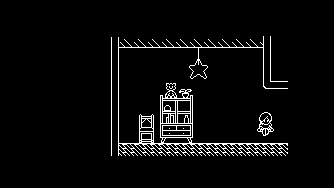
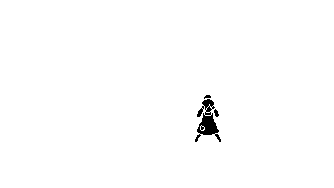
Revision of a layered 334×188 image; what changed, layer by layer:
added group "mother_sit" with 2 layers in group "リビング" over [194, 94, 222, 143]
moved "レイヤー #27" into group "mother_sit", painted on it over [166, 83, 222, 143]
moved "レイヤー #28" into group "mother_sit", painted on it over [166, 83, 222, 143]
removed group "bair_body #1" (2 layers) from group "bair #1" over [165, 89, 177, 98]
removed group "shelf #1" (1 layers) from group "リビング" over [160, 89, 193, 143]
moved "レイヤー #26" into group "chair #2", painted on it over [160, 89, 219, 143]
removed group "bair #1" (6 layers) from group "リビング" over [165, 83, 177, 98]
removed group "bair_head #1" (2 layers) from group "bair #1" over [166, 83, 176, 91]
hid group "chair #1" (2 layers) over [139, 114, 154, 143]
hid "repeat #1", painted on it over [43, 39, 288, 156]
hid "main #1", painted on it over [29, 36, 288, 156]
hid "レイヤー #29", moved it into group "リビング", painted on it over [29, 65, 177, 144]
removed layer "レイヤー #30" from group "bair_body #1" over [165, 89, 177, 98]
removed group "child_bair_hug #1" (5 layers) from group "リビング" over [257, 112, 276, 136]
removed layer "レイヤー #31" from group "child_bair_hug #1" over [257, 112, 274, 136]
removed layer "レイヤー #32" from group "child_bair_hug #1" over [257, 112, 274, 136]
removed group "light #1" (2 layers) from group "リビング" over [189, 48, 208, 79]
removed layer "レイヤー #36" from group "light #1" over [189, 48, 208, 79]
hid "レイヤー" over [0, 0, 334, 188]
